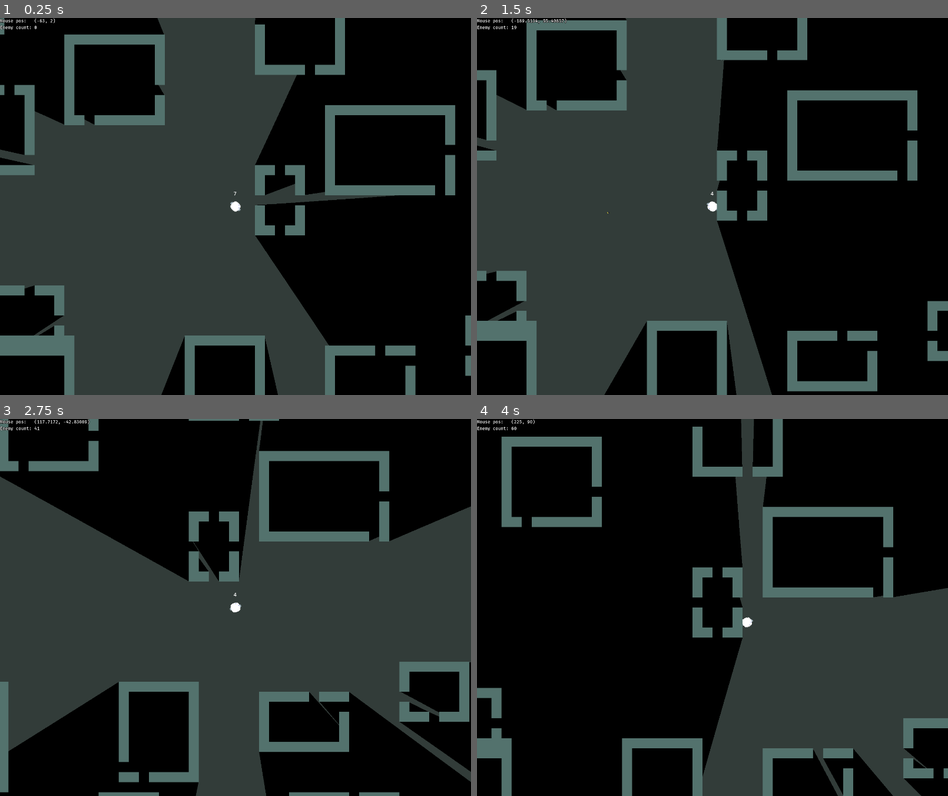
Above: before the commit, frames 1-4 (two rows, left to right).
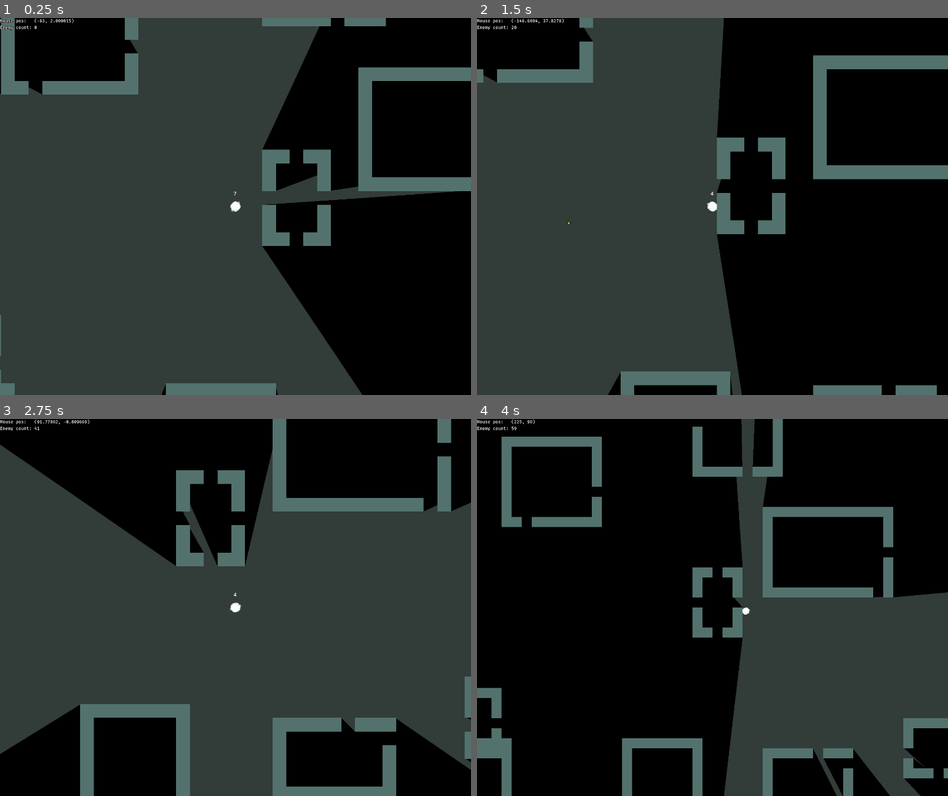
Above: after the commit, the same moments.

Repository: NomadicDaggy/procgen1
Game: Godot game, scene res://scenes/world.tscn
The game is run twice, just before and just after one commit, with the same random seed, the same clock (stepped at 60 frames per second) and the same inputs.
Inputs (mouse positions are in pixels of both pictures, inside the frame that each line leads up to):
- Up to frame 1 (0.25 s): no input
- Up to frame 2 (1.5 s): tap Enter at 0.5 s; move the mouse to (816, 187) at 0.52 s; press the mouse at (816, 187) at 0.53 s; hold D (move_right) 0.53-1.28 s; tap Space at 1.25 s; move the mouse to (618, 225) at 1.27 s; release the mouse at (618, 225) at 1.28 s; hold S (move_down) from 1.28 s (still down); tap Middle mouse button (middle_mouse_btn) at 1.35 s
- Up to frame 3 (2.75 s): move the mouse to (282, 524) at 2.02 s; release S (move_down) at 2.03 s; hold D (move_right) from 2.03 s (still down); tap Mouse wheel down (scroll_down) at 2.1 s
- Up to frame 4 (4 s): move the mouse to (688, 682) at 2.77 s; release D (move_right) at 2.78 s; hold W (move_up) 2.78-3.53 s; tap Mouse wheel up (scroll_up) at 2.85 s; move the mouse to (853, 664) at 3.52 s; hold A (move_left) from 3.53 s (still down); tap C (toggle_camera) at 3.6 s

The runs differ from the first frame. In frame 1, 24% of the frame differs, in the area x 0-100%, y 0-100%; in frame 2, 23%; in frame 3, 25%; in frame 4, 1.5%.

Commit message:
fix warnings, rescale player and enemy

Diff:
--- a/project.godot
+++ b/project.godot
@@ -21,6 +21,7 @@
 
 [debug]
 
+gdscript/warnings/integer_division=0
 shader_language/size/initial_screen=2
 shader_language/size/initial_position=Vector2i(0, 0)
 shader_language/size/initial_position_type=2
--- a/scenes/enemy.tscn
+++ b/scenes/enemy.tscn
@@ -20,7 +20,7 @@
 }]
 
 [sub_resource type="CircleShape2D" id="CircleShape2D_p6ogd"]
-radius = 7.0
+radius = 5.0
 
 [sub_resource type="CircleShape2D" id="CircleShape2D_euqso"]
 radius = 142.056
@@ -40,10 +40,12 @@
 
 [node name="AnimatedSprite2D" type="AnimatedSprite2D" parent="."]
 light_mask = 3
+scale = Vector2(0.8, 0.8)
 sprite_frames = SubResource("SpriteFrames_w1hcc")
 animation = &"idle"
 
 [node name="Collision2DForWalls" type="CollisionShape2D" parent="."]
+visible = false
 z_index = 100
 shape = SubResource("CircleShape2D_p6ogd")
 
@@ -56,9 +58,8 @@
 wait_time = 0.1
 autostart = true
 
-[node name="Killzone" parent="." node_paths=PackedStringArray("spawnTimer") instance=ExtResource("2_mx8rb")]
+[node name="Killzone" parent="." instance=ExtResource("2_mx8rb")]
 collision_layer = 0
-spawnTimer = NodePath("../PatrolPathTimer")
 
 [node name="Collision2DForPlayer" type="CollisionShape2D" parent="Killzone"]
 visible = false
@@ -79,6 +80,10 @@
 [node name="ChaseTimer" type="Timer" parent="."]
 wait_time = 10.0
 
+[node name="SpawnTimer" type="Timer" parent="."]
+one_shot = true
+autostart = true
+
 [node name="DebugText" type="Label" parent="."]
 offset_left = -58.0
 offset_top = -237.0
@@ -95,6 +100,7 @@
 end_cap_mode = 1
 
 [connection signal="timeout" from="Navigation/Timer" to="." method="_on_timer_timeout"]
+[connection signal="self_destruct" from="Killzone" to="." method="_on_killzone_self_destruct"]
 [connection signal="body_entered" from="PlayerVisionArea" to="." method="_on_player_vision_area_body_entered"]
 [connection signal="body_exited" from="PlayerVisionArea" to="." method="_on_player_vision_area_body_exited"]
 [connection signal="timeout" from="PatrolPathTimer" to="." method="_on_patrol_path_timer_timeout"]
--- a/scenes/killzone.tscn
+++ b/scenes/killzone.tscn
@@ -10,5 +10,10 @@
 [node name="Timer" type="Timer" parent="."]
 wait_time = 0.114
 
+[node name="SpawnTimer" type="Timer" parent="."]
+wait_time = 0.1
+one_shot = true
+autostart = true
+
 [connection signal="body_entered" from="." to="." method="_on_body_entered"]
 [connection signal="timeout" from="Timer" to="." method="_on_timer_timeout"]
--- a/scenes/player.tscn
+++ b/scenes/player.tscn
@@ -27,7 +27,7 @@
 }]
 
 [sub_resource type="CircleShape2D" id="CircleShape2D_2opww"]
-radius = 7.07107
+radius = 5.0
 
 [node name="Player" type="CharacterBody2D"]
 collision_layer = 2
@@ -35,11 +35,11 @@
 
 [node name="AnimatedSprite2D" type="AnimatedSprite2D" parent="."]
 rotation = 1.5708
+scale = Vector2(0.72, 0.72)
 sprite_frames = SubResource("SpriteFrames_yywjy")
 animation = &"walk"
 
 [node name="CollisionShape2D" type="CollisionShape2D" parent="."]
-visible = false
 shape = SubResource("CircleShape2D_2opww")
 
 [node name="PointLight2D" type="PointLight2D" parent="."]
--- a/scenes/world.tscn
+++ b/scenes/world.tscn
@@ -143,7 +143,7 @@
 position = Vector2(-63, 2)
 
 [node name="Camera2D" type="Camera2D" parent="Player"]
-zoom = Vector2(1.995, 1.995)
+zoom = Vector2(2.735, 2.735)
 position_smoothing_speed = 1e+06
 rotation_smoothing_speed = 2.0
 
--- a/scripts/enemy.gd
+++ b/scripts/enemy.gd
@@ -72,7 +72,7 @@
 	debug_velocity_line.global_rotation = 0
 
 
-func _process(delta):
+func _process(_delta):
 	if G.debug_mode:
 		debug_text.text = "%s\n" % G.round_to_dec(factor,1)
 		#debug_text.text = "%s\n" % State.keys()[state]
@@ -130,3 +130,6 @@
 
 	if state != State.CHASING:
 		state = State.PATROLLING
+
+func _on_killzone_self_destruct():
+	queue_free()
--- a/scripts/freecam.gd
+++ b/scripts/freecam.gd
@@ -15,7 +15,7 @@
 
 
 # Called every frame. 'delta' is the elapsed time since the previous frame.
-func _process(delta):
+func _process(_delta):
 
 	if Input.is_action_just_released("toggle_camera"):
 		# Go back to player camera
--- a/scripts/global_vars.gd
+++ b/scripts/global_vars.gd
@@ -17,6 +17,3 @@
 
 func round_to_dec(num, digit) -> float:
 	return round(num * pow(10.0, digit)) / pow(10.0, digit)
-
-func custom_ceil(num, ceil) -> float:
-	return ceil if num > ceil else num
--- a/scripts/killzone.gd
+++ b/scripts/killzone.gd
@@ -2,17 +2,21 @@
 
 signal self_destruct
 
-@export var spawnTimer: Timer
+@onready var spawn_timer = $SpawnTimer
 
 @onready var timer = $Timer
 
 func _on_body_entered(body):
 	# Got stuck in wall or smth
+	# Check only shortly after spawning
 	if body.name != G.PLAYER_NAME:
-		if spawnTimer.is_stopped():
+
+		if spawn_timer.is_stopped():
 			return
-		print("spawned in wall, destructing")
-		get_parent().queue_free()
+
+		# If in wall, destruct whole enemy
+		self_destruct.emit()
+
 		return
 
 	print("You died!")
--- a/scripts/map.gd
+++ b/scripts/map.gd
@@ -32,7 +32,7 @@
 
 	print("buildings generated: ", buildings.get_child_count(), "  ", buildings_generated)
 
-func _physics_process(delta):
+func _physics_process(_delta):
 
 	if Engine.get_physics_frames() % 30 != 0:
 		return
@@ -42,7 +42,6 @@
 		int(player.global_position.x) / G.CS_PX,
 		int(player.global_position.y) / G.CS_PX
 	)
-	var chunks_generated = 0
 	var single_chunk_to_gen: Vector2i
 	for chunk_x in range(player_chunk_pos[0]-2, player_chunk_pos[0]+2):
 		for chunk_y in range(player_chunk_pos[1]-2, player_chunk_pos[1]+2):
@@ -101,7 +100,7 @@
 	#
 	var wo = (width / 2) * G.TS
 	var ho = (height / 2) * G.TS
-	var areas_checked = 0
+
 	for building in buildings_local:
 		if new_room_area2d == building:
 			continue
@@ -118,7 +117,6 @@
 			):
 				continue
 		else:
-			areas_checked += 1
 			if areas_overlap(building, new_room_area2d):
 				new_room_area2d.queue_free()
 				return
--- a/scripts/player.gd
+++ b/scripts/player.gd
@@ -13,7 +13,8 @@
 @onready var player_main_light = $PointLight2D
 
 
-@export var speed = 7000
+@export var speed = 125
+@export var accel = 8
 @export var dead = false
 
 const MAG_CAPACITY = 7
@@ -24,13 +25,14 @@
 	player_info_text_changed.emit(str(shots_in_mag))
 	if G.debug_mode:
 		player_main_light.shadow_enabled = false
-		speed = 30000
+		speed = 500
+		accel = 20
 
 
 func _physics_process(delta):
 	var direction = Input.get_vector("move_left", "move_right", "move_up", "move_down")
 	direction = direction.normalized()
-	velocity = direction * speed * delta
+	velocity = velocity.lerp(direction * speed, accel * delta)
 
 	if direction == Vector2(0,0):
 		animated_sprite_2d.pause()
--- a/scripts/ui.gd
+++ b/scripts/ui.gd
@@ -16,7 +16,7 @@
 
 
 # Called every frame. 'delta' is the elapsed time since the previous frame.
-func _process(delta):
+func _process(_delta):
 	update_hud()
 
 
